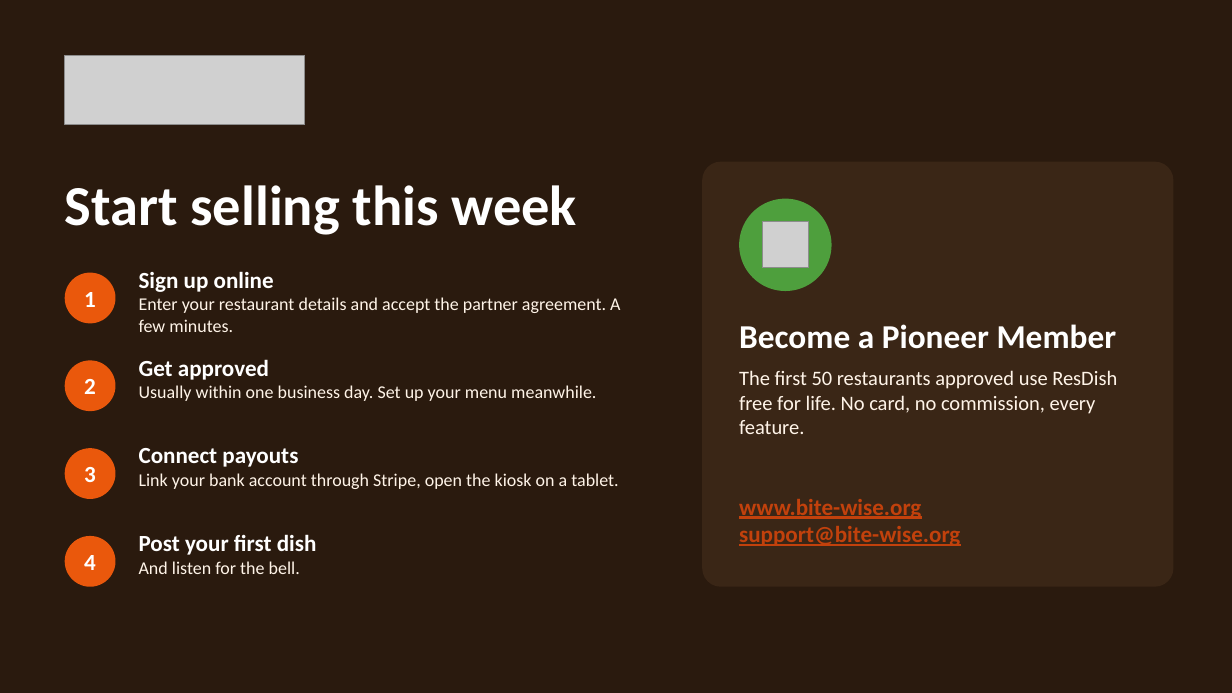
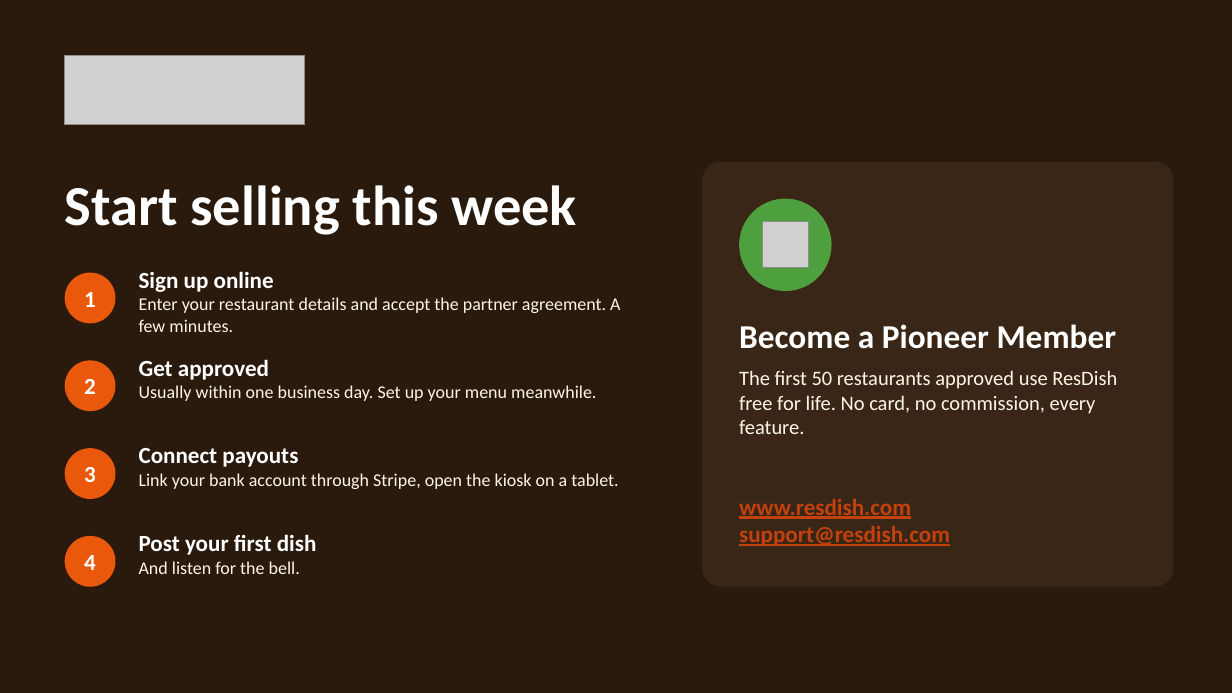
Before and after one commit to umershahid84/BiteWise, a slide deck: slide 10 of docs/business/ResDish-Restaurant-Sales-Pitch.pptx. Drawn at 1232x693 pixels with LibreOffice and Linux fonts; fonts in the diff are those of the drawing; grey boxes stand for pictures. Boxes give left, top, right and bottom in pixels: in the first picture for what was removed or moved away, otherwise in the second. Text is boxed around its words. In the diff, an @@ line names an element or a change of style, - is before the commit and + after.

```diff
--- a/docs/business/ResDish-Restaurant-Sales-Pitch.pptx
+++ b/docs/business/ResDish-Restaurant-Sales-Pitch.pptx
@@ text at [739,499,950,546]: text changed @@
-www.bite-wise.org
-support@bite-wise.org
+www.resdish.com
+support@resdish.com
```
Also in this commit, not shown: 11 other files.
